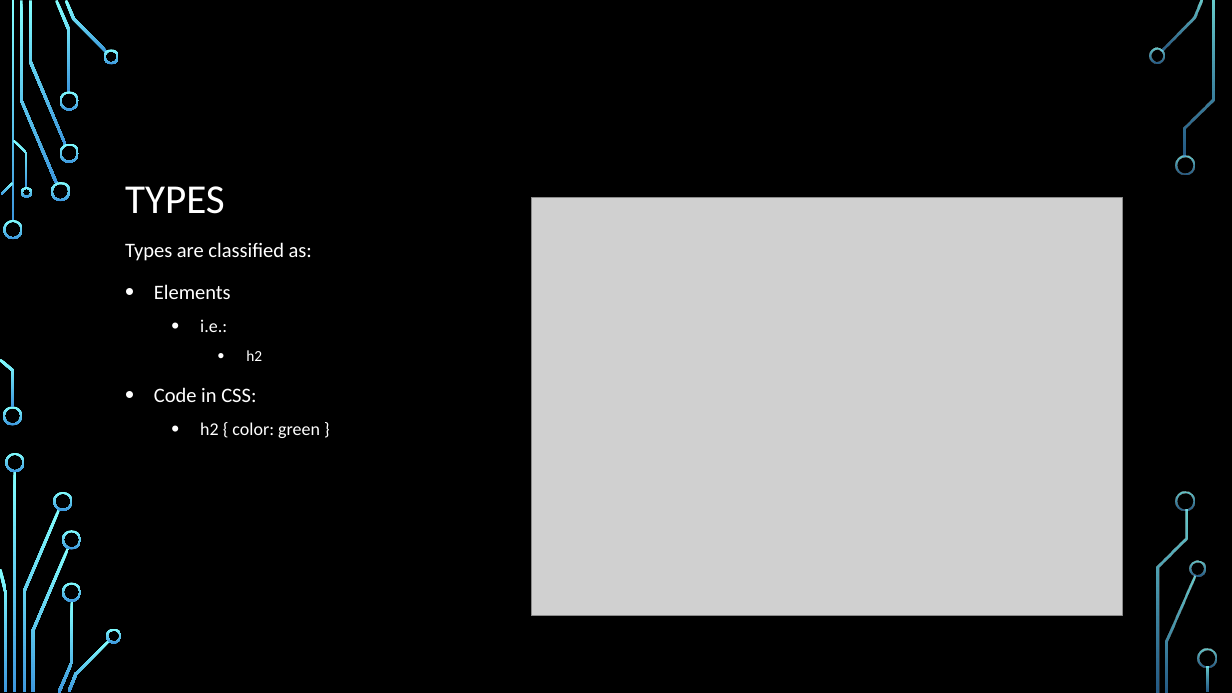
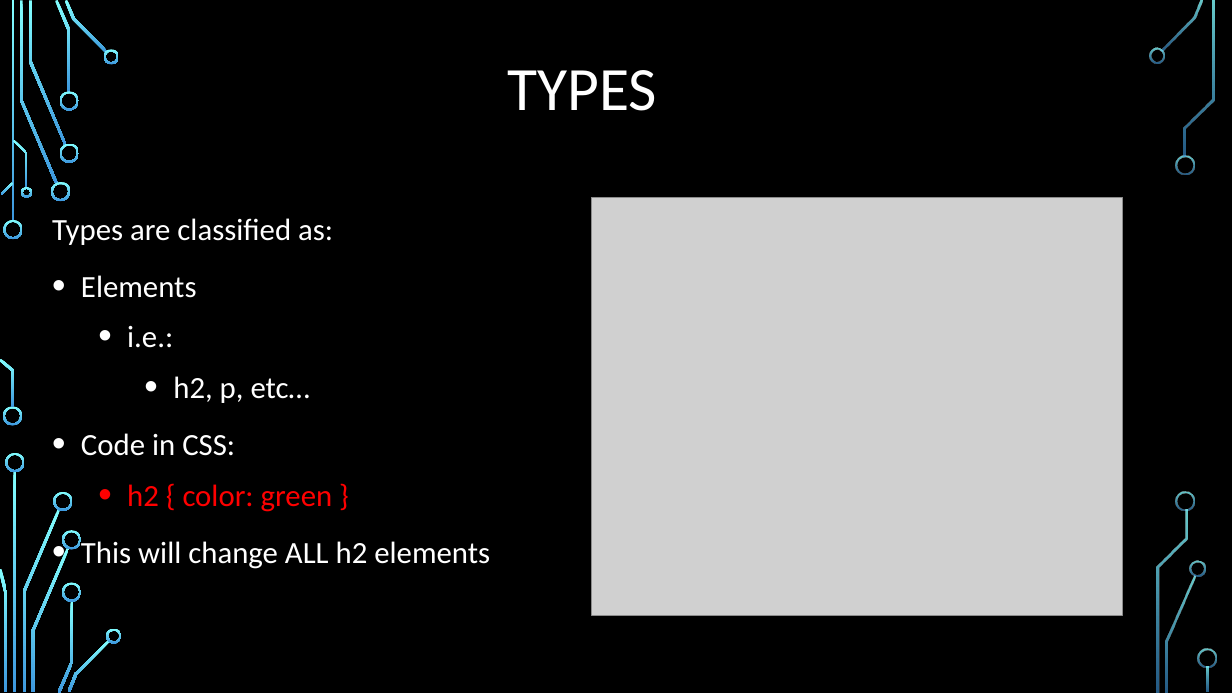
Before and after one commit to mkshoaf/mkshoaf.github.io, a slide deck: slide 3 of presentation/CSS Specificity.pptx. Drawn at 1232x693 pixels with LibreOffice and Linux fonts; fonts in the diff are those of the drawing; grey boxes stand for pictures; background and template pictures are left out. Boxes give left, top, right and bottom in pixels: in the first picture for what was removed or moved away, otherwise in the second. Text is boxed around its words. In the diff, an @@ line names an element or a change of style, - is before the commit and + after.

```diff
--- a/presentation/CSS Specificity.pptx
+++ b/presentation/CSS Specificity.pptx
@@ title "TYPES": place and size @@
-title "TYPES" at (125,186,225,214)
+title "TYPES" at (508,70,657,111)
@@ title "TYPES" at (508,70,657,111): size 32 to 48 pt; alignment left to centre @@
@@ text "Types are classified as:": place and size @@
-text "Types are classified as:" at (125,242,320,438)
+text "Types are classified as:" at (52,218,490,569)
@@ picture: place and size @@
-picture at (531,197,1123,616)
+picture at (592,197,1123,616)
@@ text at (52,218,333,512): size 16 to 24 pt in "Types are classified as:", "Elements", "Code in CSS:"; size 14 to 24 pt in "i.e.:", "h2 { color: green }"; text colour #FFFFFF to #FF0000 in "h2 { color: green }" @@
@@ text at (173,376,310,403): text changed; size 12 to 24 pt @@
-    • h2
+    • h2, p, etc…
@@ text at (81,541,490,569): paragraph added @@
+• This will change ALL h2 elements
```
Also in this commit, not shown: 2 slides added, 1 other file.
